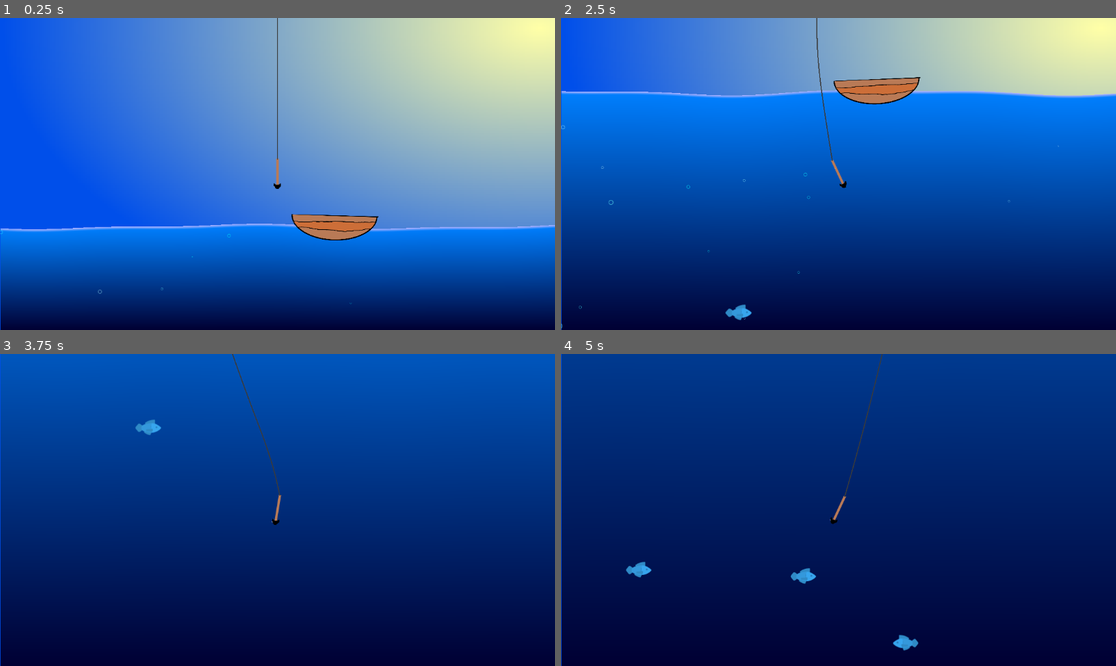
Above: before the commit, frames 1-4 (two rows, left to right).
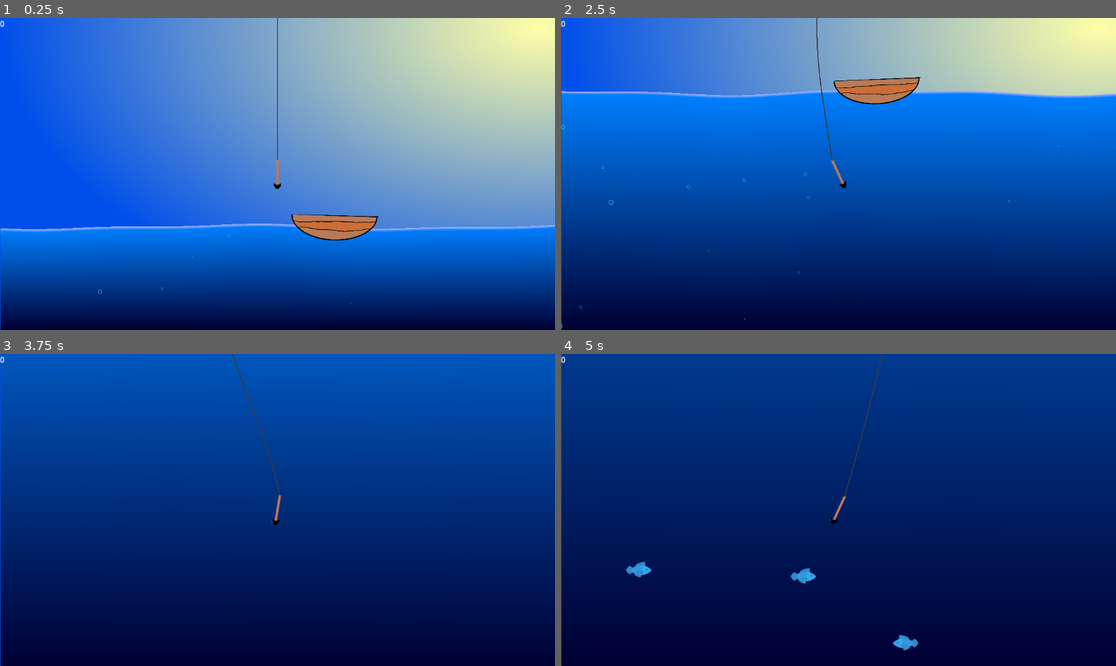
Above: after the commit, the same moments.

Repository: Duckslayer/Fishy
Game: Godot game, scene res://game.tscn
The game is run twice, just before and just after one commit, with the same random seed, the same clock (stepped at 60 frames per second) and the same inputs.
Inputs:
- Up to frame 1 (0.25 s): no input
- Up to frame 2 (2.5 s): hold D (Right) 0.53-1.28 s; tap Space (Launch) at 0.6, 1.35, 2.1 s; hold A (Left) 1.28-2.03 s; hold D (Right) from 2.03 s (still down)
- Up to frame 3 (3.75 s): tap Space (Launch) at 2.85, 3.6 s; release D (Right) at 3.53 s; hold A (Left) from 3.53 s (still down)
- Up to frame 4 (5 s): keep holding A (Left); tap Space (Launch) at 4.35 s

The runs differ from the first frame. In frame 1, less than 0.1% of the frame differs, in the area x 0-1%, y 0-3%; in frame 2, 0.2%, in the area x 0-35%, y 0-97%; in frame 3, 0.1%; in frame 4, less than 0.1%.

Commit message:
Linking signals

Diff:
--- a/fish/base_fish.gd
+++ b/fish/base_fish.gd
@@ -2,4 +2,6 @@
 
 class_name BaseFish
 
+signal fish_kill(value : int)
+
 @export var speed : int = 100
--- a/fish/basic_fish.gd
+++ b/fish/basic_fish.gd
@@ -1,4 +1,6 @@
 extends BaseFish
+
+var points = 10
 
 func _process(delta: float) -> void:
 	var direction = Vector2.from_angle(global_rotation)
@@ -29,3 +31,4 @@
 	tween.finished.connect(func():
 		queue_free()
 	)
+	fish_kill.emit(points)
--- a/game.gd
+++ b/game.gd
@@ -1,5 +1,8 @@
 extends Node2D
 
 
-var power = 10
-var points = 0
+var score = 0
+
+func _on_basic_fish_fish_kill(value: int) -> void:
+	score += value
+	%HUD.update_score(score)
--- a/game.tscn
+++ b/game.tscn
@@ -4,9 +4,9 @@
 [ext_resource type="PackedScene" uid="uid://c7ynbor0h533n" path="res://background/background.tscn" id="2_7jktm"]
 [ext_resource type="PackedScene" uid="uid://kqrl86tposvs" path="res://boat/boat.tscn" id="2_fc0e3"]
 [ext_resource type="PackedScene" uid="uid://bnhg0r1hnnkic" path="res://harpoon/harpoon.tscn" id="2_feb5d"]
-[ext_resource type="PackedScene" uid="uid://bunm3ffkiabq2" path="res://fish/basic_fish.tscn" id="5_7jktm"]
 [ext_resource type="Texture2D" uid="uid://d0kcbpob7gvpj" path="res://kenney_fish-pack_2/Vector/bubble_c.svg" id="5_ryrav"]
 [ext_resource type="PackedScene" uid="uid://d11dcwjg8lq4e" path="res://fish/spawner.tscn" id="6_eow3j"]
+[ext_resource type="PackedScene" uid="uid://c4erwtr21665b" path="res://hud.tscn" id="8_j5wjh"]
 
 [sub_resource type="Curve" id="Curve_eow3j"]
 _limits = [-2.0, 2.0, 0.0, 1.0]
@@ -71,5 +71,5 @@
 occluder = SubResource("OccluderPolygon2D_fc0e3")
 occluder_light_mask = 4
 
-[node name="BasicFish" parent="." unique_id=149752456 instance=ExtResource("5_7jktm")]
-position = Vector2(87, 457)
+[node name="HUD" parent="." unique_id=898860970 instance=ExtResource("8_j5wjh")]
+unique_name_in_owner = true
--- /dev/null
+++ b/hud.gd
@@ -0,0 +1,4 @@
+extends CanvasLayer
+
+func update_score(new_score):
+	$Score.text = str(new_score)
--- /dev/null
+++ b/hud.tscn
@@ -0,0 +1,13 @@
+[gd_scene format=3 uid="uid://c4erwtr21665b"]
+
+[ext_resource type="Script" uid="uid://dpxh3p3mmg6p3" path="res://hud.gd" id="1_37p78"]
+
+[node name="HUD" type="CanvasLayer" unique_id=898860970]
+script = ExtResource("1_37p78")
+
+[node name="Score" type="Label" parent="." unique_id=1024798915]
+unique_name_in_owner = true
+offset_right = 40.0
+offset_bottom = 23.0
+size_flags_horizontal = 4
+text = "0"
Not shown, added: hud.gd.uid
